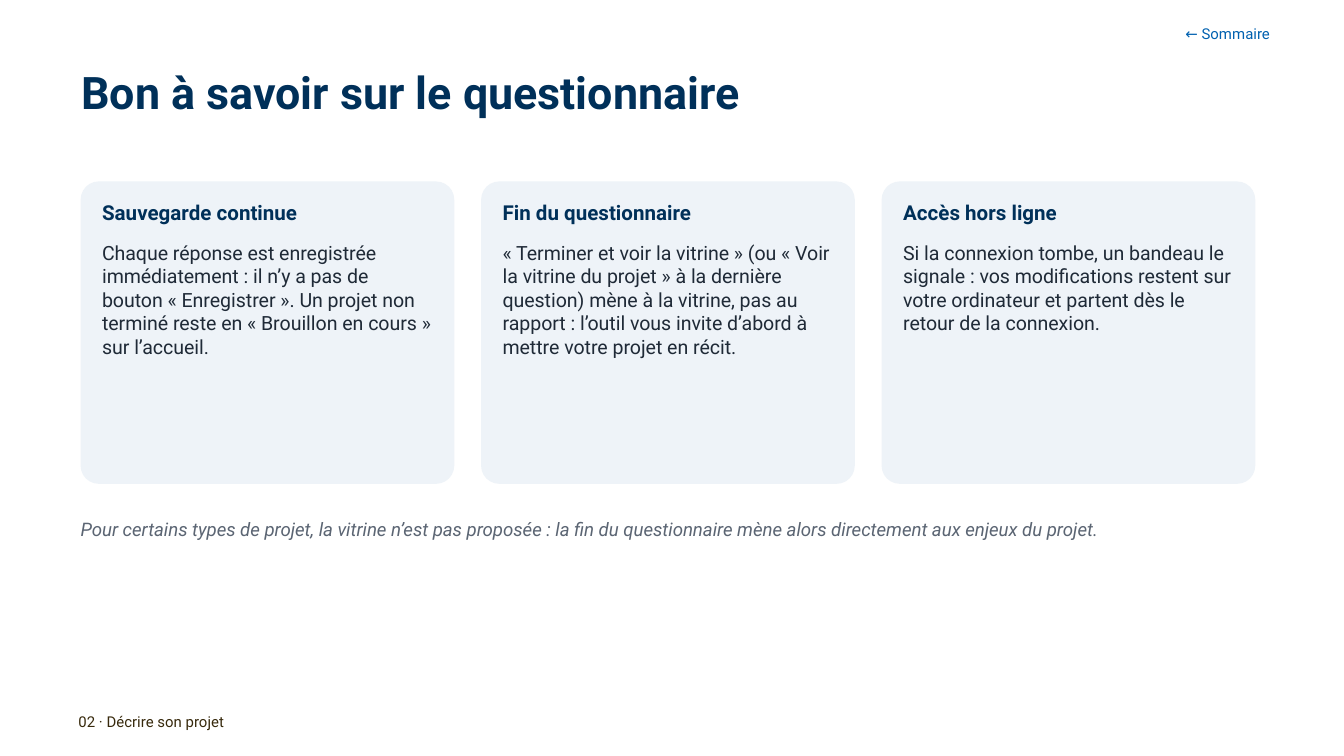
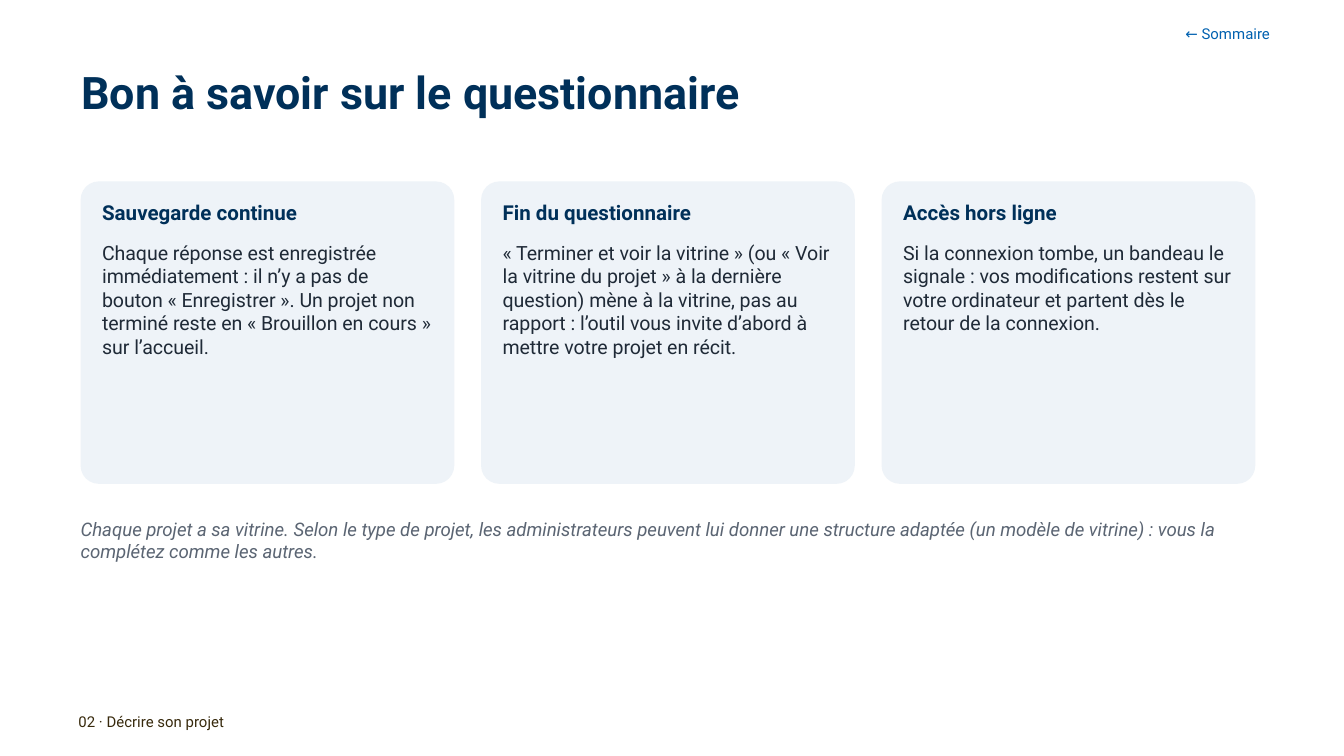
Before and after one commit to antoinelmariel-ux/ProjectNavigator, a slide deck: slide 22 of docs/Project Navigator _ Manuel Chef de Project.pptx. Drawn at 1344x756 pixels with LibreOffice and Linux fonts; fonts in the diff are those of the drawing; background and template pictures are left out. Boxes give left, top, right and bottom in pixels: in the first picture for what was removed or moved away, otherwise in the second. Text is boxed around its words. In the diff, an @@ line names an element or a change of style, - is before the commit and + after.

```diff
--- a/docs/Project Navigator _ Manuel Chef de Project.pptx
+++ b/docs/Project Navigator _ Manuel Chef de Project.pptx
@@ text at box(81, 521, 1215, 562): text changed @@
-Pour certains types de projet, la vitrine n’est pas proposée : la fin du questionnaire mène alors directement aux enjeux du projet.
+Chaque projet a sa vitrine. Selon le type de projet, les administrateurs peuvent lui donner une structure adaptée (un modèle de vitrine) : vous la complétez comme les autres.
```
Also in this commit, not shown: 9 other slides changed, 2 slides added, 1 other file.
